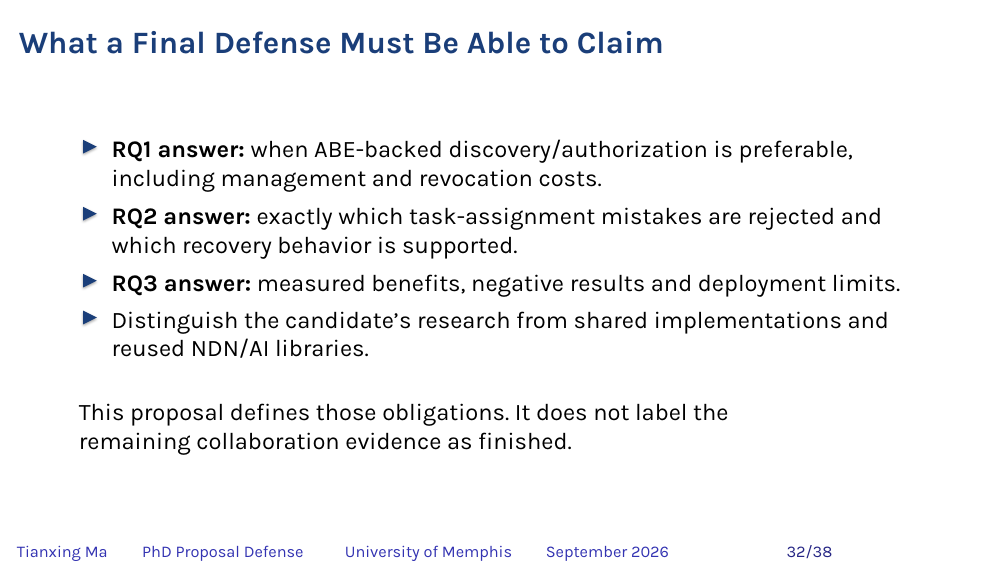
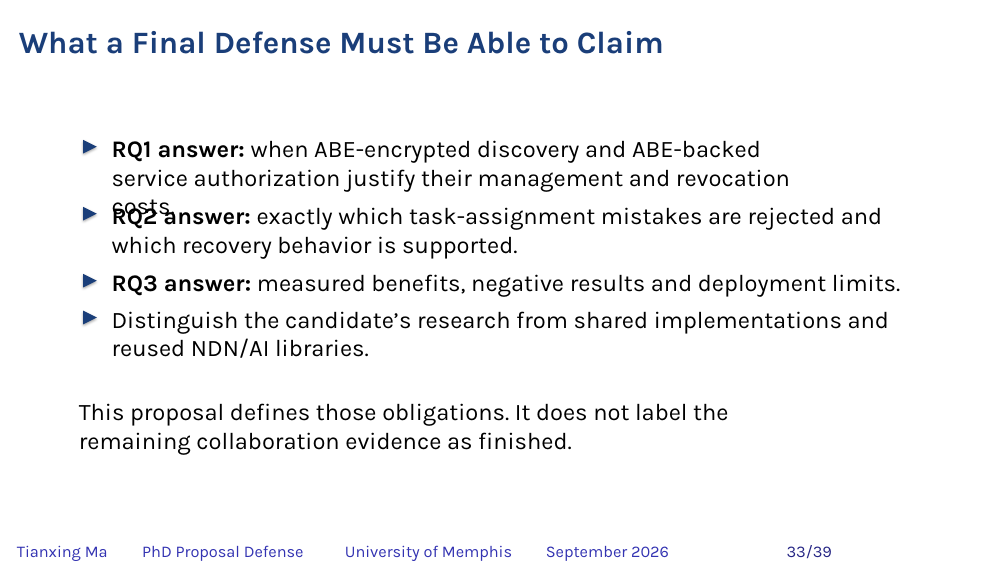
Before and after one commit to matianxing1992/NDN_Service_Framework, a slide deck: slide 33 of docs/PAPER/proposal-defense/slides/NDNSF_proposal_hybrid_editable.pptx (slide 32 before the commit). Drawn at 1008x567 pixels with LibreOffice and Linux fonts; fonts in the diff are those of the drawing; background and template pictures are left out. Boxes give left, top, right and bottom in pixels: in the first picture for what was removed or moved away, otherwise in the second. Text is boxed around its words. In the diff, an @@ line names an element or a change of style, - is before the commit and + after.

Commit message:
docs: clarify proposal authorization logic and synchronize slides

```diff
--- a/docs/PAPER/proposal-defense/slides/NDNSF_proposal_hybrid_editable.pptx
+++ b/docs/PAPER/proposal-defense/slides/NDNSF_proposal_hybrid_editable.pptx
@@ text at [112, 140, 790, 192]: text changed @@
-RQ1 answer: when ABE-backed discovery/authorization is preferable, including management and revocation costs.
+RQ1 answer: when ABE-encrypted discovery and ABE-backed service authorization justify their management and revocation costs.
@@ text at [787, 545, 832, 558]: text changed @@
-32/38
+33/39
```
Also in this commit, not shown: 36 other slides changed, 1 slide added, 25 other files.
